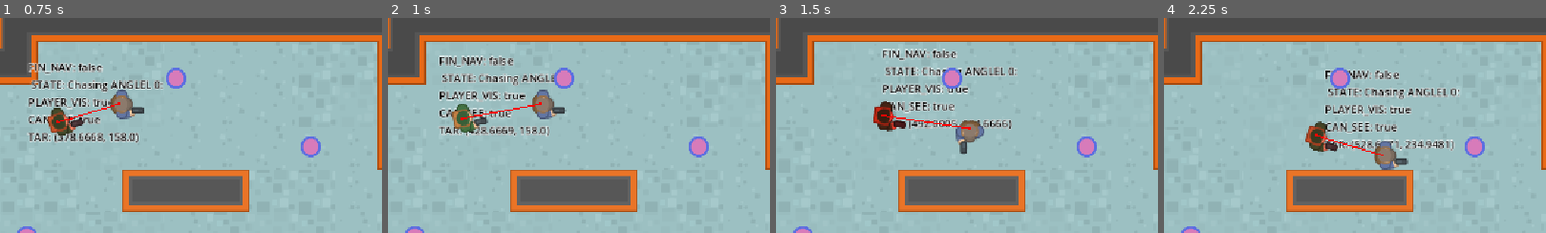
Above: before the commit, frames 1-4 (left to right).
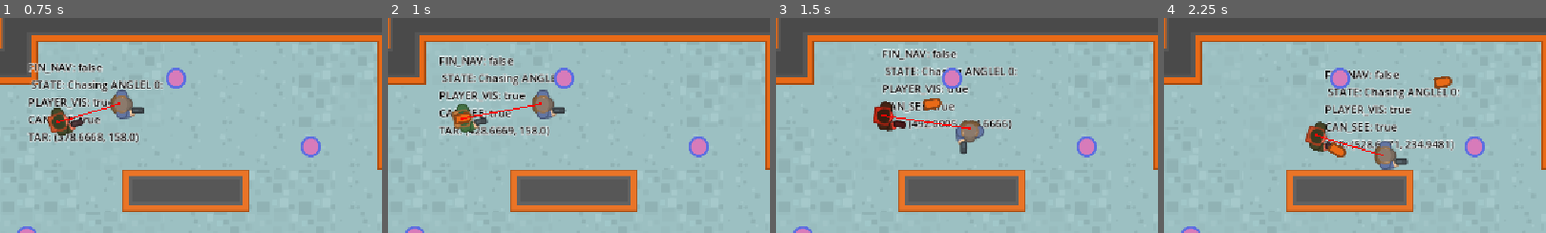
Above: after the commit, the same moments.

Repository: itsantonle/Godot-Mini-Projects
Game: Godot game, scene res://Scenes/Level/Level.tscn
Two runs of this game, one before a commit and one after it. Both use one fixed random seed, a clock stepped at 60 frames per second and the inputs below.
Inputs (mouse positions are % of the whole screen's width and height, from its top left):
- Up to frame 1 (0.75 s): move the mouse to (72, 45) at 0.52 s; hold Right (ui_right) from 0.53 s (still down); hold E (enter) from 0.53 s (still down)
- Up to frame 2 (1 s): keep holding Right (ui_right); keep holding E (enter)
- Up to frame 3 (1.5 s): move the mouse to (30, 55) at 1.27 s; release Right (ui_right) at 1.28 s; release E (enter) at 1.28 s; hold Down (ui_down) from 1.28 s (still down); tap E (enter) at 1.35 s
- Up to frame 4 (2.25 s): move the mouse to (60, 28) at 2.02 s; release Down (ui_down) at 2.03 s; hold Right (ui_right) from 2.03 s (still down); hold E (enter) from 2.03 s (still down); click (60, 28) at 2.1 s
The pictures show only the part of the screen within x 17-67%, y 4-54%; the shares and areas given below are measured in that part.

Frame 1 is identical in both runs. In frame 2, 0.2% of the frame differs, in the area x 17-22%, y 43-50%; in frame 3, 0.2%; in frame 4, 0.5%, in the area x 42-76%, y 27-65%.

Commit message:
Add bullet, exit, and pickup scenes with NPC shooting
Introduces new Bullet, Exit, and Pickup scenes with corresponding scripts and resources. Updates the NPC to shoot bullets at the player using a timer and sound effect. Modifies the Level scene to include the Exit, and updates NPC scene structure and animations.

Diff:
--- /dev/null
+++ b/DoNotMindMe/Scenes/Bullet/Bullet.gd
@@ -0,0 +1,24 @@
+extends Area2D
+
+const SPEED: float = 250.0
+var _dir: Vector2 = Vector2.ZERO
+
+
+func _ready() -> void:
+	var p = get_tree().get_first_node_in_group(Player.GROUP_NAME)
+	if !p:
+		queue_free()
+	else:
+		_dir = global_position.direction_to(p.global_position)  * SPEED
+		look_at(p.global_position)
+
+func _process(delta: float) -> void:
+	global_position += _dir* delta
+
+
+func _on_body_entered(body: Node2D) -> void:
+	queue_free()
+
+
+func _on_screen_notifier_screen_exited() -> void:
+	queue_free()
--- /dev/null
+++ b/DoNotMindMe/Scenes/Bullet/Bullet.tscn
@@ -0,0 +1,27 @@
+[gd_scene load_steps=4 format=3 uid="uid://dxumnp7o8llaq"]
+
+[ext_resource type="Texture2D" uid="uid://b5qhoaohl1eih" path="res://assets/images/bulletRed_outline.png" id="1_7u3a6"]
+[ext_resource type="Script" uid="uid://b5qk6o0bop8uv" path="res://Scenes/Bullet/Bullet.gd" id="1_jy0d1"]
+
+[sub_resource type="CapsuleShape2D" id="CapsuleShape2D_7u3a6"]
+radius = 8.0
+height = 28.0
+
+[node name="Bullet" type="Area2D"]
+script = ExtResource("1_jy0d1")
+
+[node name="Sprite2D" type="Sprite2D" parent="."]
+rotation = 1.5708
+scale = Vector2(0.8, 0.8)
+texture = ExtResource("1_7u3a6")
+
+[node name="CollisionShape2D" type="CollisionShape2D" parent="."]
+rotation = 1.5708
+shape = SubResource("CapsuleShape2D_7u3a6")
+
+[node name="ScreenNotifier" type="VisibleOnScreenNotifier2D" parent="."]
+position = Vector2(0.499999, 0)
+scale = Vector2(1.55, 1)
+
+[connection signal="body_entered" from="." to="." method="_on_body_entered"]
+[connection signal="screen_exited" from="ScreenNotifier" to="." method="_on_screen_notifier_screen_exited"]
--- /dev/null
+++ b/DoNotMindMe/Scenes/Exit/Exit.gd
@@ -0,0 +1,4 @@
+extends Area2D
+
+func _ready() -> void:
+	hide()
--- /dev/null
+++ b/DoNotMindMe/Scenes/Exit/Exit.tscn
@@ -0,0 +1,19 @@
+[gd_scene load_steps=4 format=3 uid="uid://c3tb5r3vrtrox"]
+
+[ext_resource type="Texture2D" uid="uid://dqyehrdj4rx2" path="res://assets/images/exit.png" id="1_412bu"]
+[ext_resource type="Script" uid="uid://h0f6jrv3l6o3" path="res://Scenes/Exit/Exit.gd" id="1_s21ug"]
+
+[sub_resource type="RectangleShape2D" id="RectangleShape2D_412bu"]
+size = Vector2(66, 59)
+
+[node name="Exit" type="Area2D"]
+monitoring = false
+script = ExtResource("1_s21ug")
+
+[node name="Sprite2D" type="Sprite2D" parent="."]
+modulate = Color(0.294118, 1, 0.235294, 1)
+texture = ExtResource("1_412bu")
+
+[node name="CollisionShape2D" type="CollisionShape2D" parent="."]
+position = Vector2(1, 4.5)
+shape = SubResource("RectangleShape2D_412bu")
--- a/DoNotMindMe/Scenes/Level/Level.tscn
+++ b/DoNotMindMe/Scenes/Level/Level.tscn
@@ -1,10 +1,11 @@
-[gd_scene load_steps=7 format=4 uid="uid://dduix381kf2mu"]
+[gd_scene load_steps=8 format=4 uid="uid://dduix381kf2mu"]
 
 [ext_resource type="PackedScene" uid="uid://c21wjxirt07sd" path="res://Scenes/GameUI/GameUi.tscn" id="1_vbawi"]
 [ext_resource type="TileSet" uid="uid://bnw1x0u5qn825" path="res://Resources/LevelTiles.tres" id="2_3hkb6"]
 [ext_resource type="PackedScene" uid="uid://8an0v52gocu1" path="res://Scenes/NPC/Npc.tscn" id="3_4dwx7"]
 [ext_resource type="PackedScene" uid="uid://cfsueh4utfr1y" path="res://Scenes/WayPoint/Waypoint.tscn" id="4_qp1lj"]
 [ext_resource type="PackedScene" uid="uid://dhyelrs5ih7vg" path="res://Scenes/Player/Player.tscn" id="5_k2uda"]
+[ext_resource type="PackedScene" uid="uid://c3tb5r3vrtrox" path="res://Scenes/Exit/Exit.tscn" id="6_ksici"]
 
 [sub_resource type="NavigationPolygon" id="NavigationPolygon_4dwx7"]
 vertices = PackedVector2Array(159.656, 544.977, 585, 327.953, 730.352, 282.352, 874.508, 277.656, 1000.85, 544.008, 585, 246, 742.383, 84.8672, 271.148, 79.1172, 373, 246, 272.148, 144.922, 864.523, 83.9297, 994.141, 83.0625, 373, 329.047, 146.328, 145.906)
@@ -58,3 +59,6 @@
 
 [node name="Player" parent="." instance=ExtResource("5_k2uda")]
 position = Vector2(342, 158)
+
+[node name="Exit" parent="." instance=ExtResource("6_ksici")]
+position = Vector2(932, 108)
--- a/DoNotMindMe/Scenes/NPC/Npc.gd
+++ b/DoNotMindMe/Scenes/NPC/Npc.gd
@@ -12,10 +12,13 @@
 @onready var animation_player: AnimationPlayer = $AnimationPlayer
 @onready var warning: Sprite2D = $Warning
 @onready var gasp_sound: AudioStreamPlayer2D = $GaspSound
+@onready var shoot_timer: Timer = $ShootTimer
+@onready var laser_sound: AudioStreamPlayer2D = $LaserSound
 
 
 
 
+const BULLET = preload("res://Scenes/Bullet/Bullet.tscn")
 const SPEED: Dictionary[EnemyState, float] = {
 	EnemyState.Patrolling : 60.0,
 	EnemyState.Chasing: 100.0,
@@ -97,6 +100,8 @@
 	if nav_agent.is_navigation_finished():
 		navigate_wp()
 
+
+
 func process_chasing() -> void:
 	nav_agent.target_position  = _player_ref.global_position
 
@@ -148,3 +153,17 @@
 func _on_nav_agent_velocity_computed(safe_velocity: Vector2) -> void:
 	velocity = safe_velocity
 	move_and_slide()
+
+func shoot_at_player() -> void:
+	if _state != EnemyState.Chasing:
+		return
+	laser_sound.play()
+	var nb = BULLET.instantiate()
+	nb.global_position = global_position
+	# add the child but not to the enemy when you want to make independet parts
+	# that doen't move according to parent
+	get_tree().current_scene.call_deferred("add_child", nb)
+
+func _on_shoot_timer_timeout() -> void:
+
+	shoot_at_player()
--- a/DoNotMindMe/Scenes/NPC/Npc.tscn
+++ b/DoNotMindMe/Scenes/NPC/Npc.tscn
@@ -6,6 +6,7 @@
 [ext_resource type="AudioStream" uid="uid://cop8k7kncgkq4" path="res://assets/sounds/gasp2.wav" id="4_76es5"]
 [ext_resource type="AudioStream" uid="uid://irmy1b32sxum" path="res://assets/sounds/gasp3.wav" id="5_ej0ap"]
 [ext_resource type="Texture2D" uid="uid://lcj27d0b31hq" path="res://assets/images/running_1.png" id="6_76es5"]
+[ext_resource type="AudioStream" uid="uid://bdlybhs7jn0js" path="res://assets/sounds/sfx_wpn_laser2.wav" id="7_ej0ap"]
 
 [sub_resource type="CapsuleShape2D" id="CapsuleShape2D_o5qkj"]
 radius = 11.0
@@ -16,6 +17,21 @@
 stream_0/stream = ExtResource("3_1pdq0")
 stream_1/stream = ExtResource("4_76es5")
 stream_2/stream = ExtResource("5_ej0ap")
+
+[sub_resource type="Animation" id="Animation_ej0ap"]
+length = 0.001
+tracks/0/type = "value"
+tracks/0/imported = false
+tracks/0/enabled = true
+tracks/0/path = NodePath("Sprite2D:self_modulate")
+tracks/0/interp = 1
+tracks/0/loop_wrap = true
+tracks/0/keys = {
+"times": PackedFloat32Array(0),
+"transitions": PackedFloat32Array(1),
+"update": 0,
+"values": [Color(1, 1, 1, 1)]
+}
 
 [sub_resource type="Animation" id="Animation_76es5"]
 resource_name = "alert"
@@ -32,21 +48,6 @@
 "transitions": PackedFloat32Array(1, 1, 1),
 "update": 0,
 "values": [Color(1, 1, 1, 1), Color(1, 0.207843, 0.192157, 1), Color(1, 1, 1, 1)]
-}
-
-[sub_resource type="Animation" id="Animation_ej0ap"]
-length = 0.001
-tracks/0/type = "value"
-tracks/0/imported = false
-tracks/0/enabled = true
-tracks/0/path = NodePath("Sprite2D:self_modulate")
-tracks/0/interp = 1
-tracks/0/loop_wrap = true
-tracks/0/keys = {
-"times": PackedFloat32Array(0),
-"transitions": PackedFloat32Array(1),
-"update": 0,
-"values": [Color(1, 1, 1, 1)]
 }
 
 [sub_resource type="AnimationLibrary" id="AnimationLibrary_cm321"]
@@ -102,4 +103,11 @@
 &"": SubResource("AnimationLibrary_cm321")
 }
 
+[node name="ShootTimer" type="Timer" parent="."]
+autostart = true
+
+[node name="LaserSound" type="AudioStreamPlayer2D" parent="."]
+stream = ExtResource("7_ej0ap")
+
 [connection signal="velocity_computed" from="NavAgent" to="." method="_on_nav_agent_velocity_computed"]
+[connection signal="timeout" from="ShootTimer" to="." method="_on_shoot_timer_timeout"]
--- /dev/null
+++ b/DoNotMindMe/Scenes/PickUp/Pickup.gd
@@ -0,0 +1 @@
+extends Area2D
--- /dev/null
+++ b/DoNotMindMe/Scenes/PickUp/Pickup.tscn
@@ -0,0 +1,75 @@
+[gd_scene load_steps=11 format=3 uid="uid://bj1wthhk8401d"]
+
+[ext_resource type="Script" uid="uid://c6wc4v54u3fds" path="res://Scenes/PickUp/Pickup.gd" id="1_n3nu8"]
+[ext_resource type="Texture2D" uid="uid://bxmkqnqf4g1bh" path="res://assets/images/pill2.png" id="1_vc4uu"]
+[ext_resource type="AudioStream" uid="uid://b5nvdnic8bcja" path="res://assets/sounds/Positive Sounds/sfx_sounds_powerup1.wav" id="2_un2r0"]
+[ext_resource type="AudioStream" uid="uid://okbggi6ognm" path="res://assets/sounds/Positive Sounds/sfx_sounds_powerup2.wav" id="3_n3nu8"]
+[ext_resource type="AudioStream" uid="uid://balopql2r0tkf" path="res://assets/sounds/Positive Sounds/sfx_sounds_powerup4.wav" id="4_0bvtv"]
+
+[sub_resource type="CapsuleShape2D" id="CapsuleShape2D_vc4uu"]
+height = 49.0767
+
+[sub_resource type="AudioStreamRandomizer" id="AudioStreamRandomizer_aa3ui"]
+streams_count = 3
+stream_0/stream = ExtResource("2_un2r0")
+stream_1/stream = ExtResource("3_n3nu8")
+stream_2/stream = ExtResource("4_0bvtv")
+
+[sub_resource type="Animation" id="Animation_un2r0"]
+resource_name = "flash"
+length = 0.6
+loop_mode = 1
+step = 0.1
+tracks/0/type = "value"
+tracks/0/imported = false
+tracks/0/enabled = true
+tracks/0/path = NodePath("Sprite2D:self_modulate")
+tracks/0/interp = 1
+tracks/0/loop_wrap = true
+tracks/0/keys = {
+"times": PackedFloat32Array(0, 0.3, 0.4, 0.6),
+"transitions": PackedFloat32Array(1, 1, 1, 1),
+"update": 0,
+"values": [Color(1, 1, 1, 1), Color(0.239216, 1, 0.180392, 0.556863), Color(0.239216, 1, 0.180392, 0.556863), Color(1, 1, 1, 1)]
+}
+
+[sub_resource type="Animation" id="Animation_n3nu8"]
+length = 0.001
+tracks/0/type = "value"
+tracks/0/imported = false
+tracks/0/enabled = true
+tracks/0/path = NodePath("Sprite2D:self_modulate")
+tracks/0/interp = 1
+tracks/0/loop_wrap = true
+tracks/0/keys = {
+"times": PackedFloat32Array(0),
+"transitions": PackedFloat32Array(1),
+"update": 0,
+"values": [Color(1, 1, 1, 1)]
+}
+
+[sub_resource type="AnimationLibrary" id="AnimationLibrary_0bvtv"]
+_data = {
+&"RESET": SubResource("Animation_n3nu8"),
+&"flash": SubResource("Animation_un2r0")
+}
+
+[node name="Pickup" type="Area2D"]
+script = ExtResource("1_n3nu8")
+
+[node name="Sprite2D" type="Sprite2D" parent="."]
+texture = ExtResource("1_vc4uu")
+
+[node name="CollisionShape2D" type="CollisionShape2D" parent="."]
+position = Vector2(1, 0)
+rotation = 0.830505
+shape = SubResource("CapsuleShape2D_vc4uu")
+
+[node name="Sound" type="AudioStreamPlayer2D" parent="."]
+stream = SubResource("AudioStreamRandomizer_aa3ui")
+
+[node name="AnimPlayer" type="AnimationPlayer" parent="."]
+libraries = {
+&"": SubResource("AnimationLibrary_0bvtv")
+}
+autoplay = "flash"
Not shown, added: DoNotMindMe/Scenes/Bullet/Bullet.gd.uid
Not shown, added: DoNotMindMe/Scenes/Exit/Exit.gd.uid
Not shown: 1 places in DoNotMindMe/Scenes/NPC/Npc.tscn that only renumber resources
Not shown, added: DoNotMindMe/Scenes/PickUp/Pickup.gd.uid
